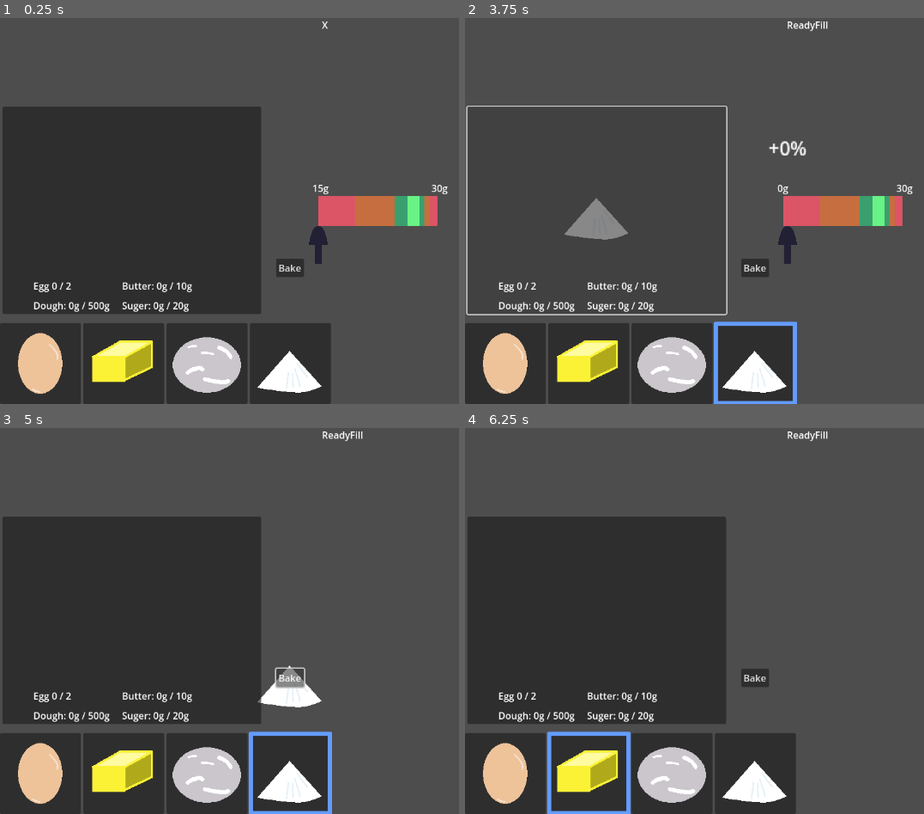
Above: before the commit, frames 1-4 (two rows, left to right).
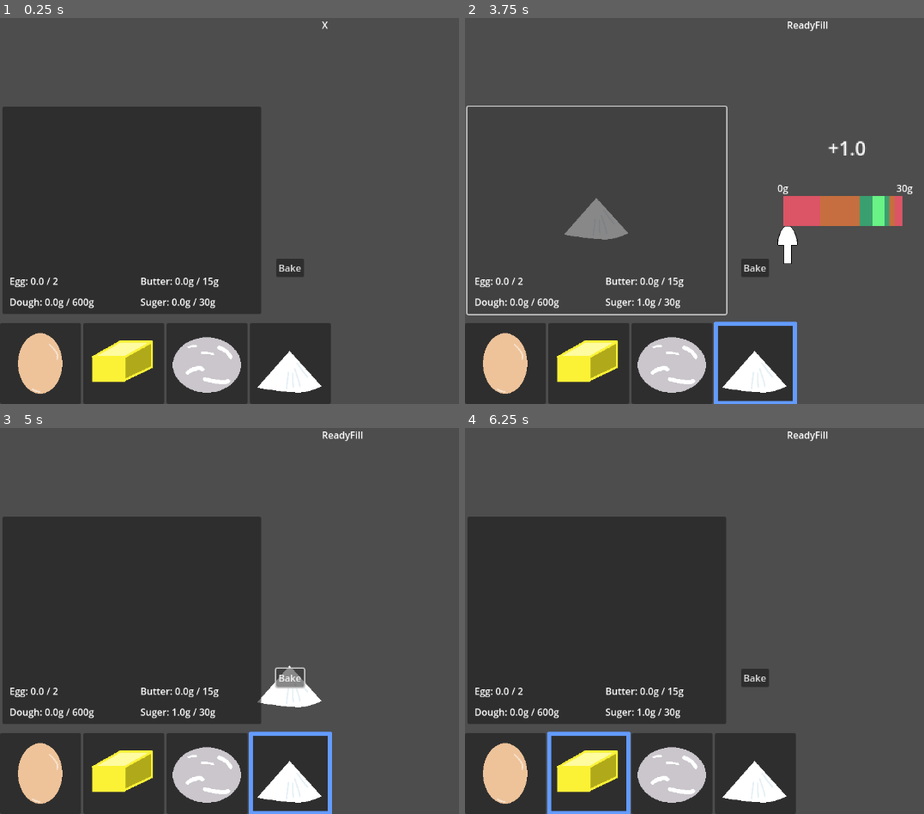
Above: after the commit, the same moments.

Repository: ScorpioQ/perfect-biscuit
Game: Godot game, scene res://scenes/gameplay.tscn
The game is run twice, just before and just after one commit, with the same random seed, the same clock (stepped at 60 frames per second) and the same inputs.
Inputs (mouse positions are in pixels of both pictures, inside the frame that each line leads up to):
- Up to frame 1 (0.25 s): no input
- Up to frame 2 (3.75 s): click (506, 365) at 0.5 s; click (588, 365) at 1.25 s; click (671, 365) at 2 s; click (754, 365) at 2.75 s; click (598, 211) at 3.5 s
- Up to frame 3 (5 s): click "Bake" at 4.25 s
- Up to frame 4 (6.25 s): click (506, 775) at 5 s; click (588, 775) at 5.75 s

The runs differ from the first frame. In frame 1, 3.5% of the frame differs, in the area x 2-98%, y 43-77%; in frame 2, 1.7%; in frame 3, 1.2%; in frame 4, 1.2%.

Commit message:
filling result

Diff:
--- a/scenes/gameplay.tscn
+++ b/scenes/gameplay.tscn
@@ -1,6 +1,6 @@
 [gd_scene load_steps=9 format=3 uid="uid://3v37rkgifxsi"]
 
-[ext_resource type="Script" uid="uid://qwb1lma7ngur" path="res://scenes/gameplay.gd" id="1_00tan"]
+[ext_resource type="Script" uid="uid://qwb1lma7ngur" path="res://scripts/gameplay.gd" id="1_00tan"]
 [ext_resource type="Texture2D" uid="uid://d2hqluucclmhy" path="res://assets/cursor.png" id="1_7biu0"]
 [ext_resource type="Texture2D" uid="uid://nnymmybilwe0" path="res://assets/choose_box.png" id="3_4bh5q"]
 [ext_resource type="Texture2D" uid="uid://c7kqflmyo4kb0" path="res://assets/egg.png" id="3_din8e"]
@@ -16,6 +16,7 @@
 [node name="CanvasLayer" type="CanvasLayer" parent="."]
 
 [node name="FillingBox" type="Control" parent="CanvasLayer"]
+visible = false
 layout_mode = 3
 anchors_preset = 0
 offset_left = 535.0
@@ -106,7 +107,7 @@
 grow_horizontal = 0
 text = "30g"
 
-[node name="Control" type="Control" parent="CanvasLayer"]
+[node name="ChooseButton" type="Control" parent="CanvasLayer"]
 layout_mode = 3
 anchors_preset = 15
 anchor_right = 1.0
@@ -114,7 +115,7 @@
 grow_horizontal = 2
 grow_vertical = 2
 
-[node name="HBoxContainer" type="HBoxContainer" parent="CanvasLayer/Control"]
+[node name="HBoxContainer" type="HBoxContainer" parent="CanvasLayer/ChooseButton"]
 layout_mode = 1
 anchors_preset = 2
 anchor_top = 1.0
@@ -123,23 +124,23 @@
 offset_right = 556.0
 grow_vertical = 0
 
-[node name="Egg" type="Button" parent="CanvasLayer/Control/HBoxContainer"]
+[node name="Egg" type="Button" parent="CanvasLayer/ChooseButton/HBoxContainer"]
 layout_mode = 2
 icon = ExtResource("3_din8e")
 
-[node name="Butter" type="Button" parent="CanvasLayer/Control/HBoxContainer"]
+[node name="Butter" type="Button" parent="CanvasLayer/ChooseButton/HBoxContainer"]
 layout_mode = 2
 icon = ExtResource("4_4bh5q")
 
-[node name="Dough" type="Button" parent="CanvasLayer/Control/HBoxContainer"]
+[node name="Dough" type="Button" parent="CanvasLayer/ChooseButton/HBoxContainer"]
 layout_mode = 2
 icon = ExtResource("5_e124b")
 
-[node name="Suger" type="Button" parent="CanvasLayer/Control/HBoxContainer"]
+[node name="Suger" type="Button" parent="CanvasLayer/ChooseButton/HBoxContainer"]
 layout_mode = 2
 icon = ExtResource("6_101mb")
 
-[node name="ChooseBox" type="TextureRect" parent="CanvasLayer/Control"]
+[node name="ChooseBox" type="TextureRect" parent="CanvasLayer/ChooseButton"]
 visible = false
 layout_mode = 2
 offset_right = 128.0
@@ -174,6 +175,7 @@
 offset_bottom = 40.0
 
 [node name="FillingRect" type="Button" parent="CanvasLayer/FillingArea"]
+layout_mode = 0
 offset_left = 4.0
 offset_top = 149.0
 offset_right = 439.0
@@ -181,38 +183,46 @@
 
 [node name="GridContainer" type="GridContainer" parent="CanvasLayer/FillingArea"]
 layout_mode = 0
-offset_left = 56.0
-offset_top = 438.0
-offset_right = 410.0
-offset_bottom = 502.0
+offset_left = 16.0
+offset_top = 430.0
+offset_right = 436.0
+offset_bottom = 494.0
 theme_override_constants/h_separation = 20
 theme_override_constants/v_separation = 10
 columns = 2
 
-[node name="EggTargetLabel" type="Label" parent="CanvasLayer/FillingArea/GridContainer"]
-layout_mode = 2
+[node name="EggTargetLabel" type="RichTextLabel" parent="CanvasLayer/FillingArea/GridContainer"]
+custom_minimum_size = Vector2(200, 25)
+layout_mode = 2
+bbcode_enabled = true
 text = "Egg 0 / 2"
 
-[node name="ButterTargetLabel" type="Label" parent="CanvasLayer/FillingArea/GridContainer"]
-layout_mode = 2
+[node name="ButterTargetLabel" type="RichTextLabel" parent="CanvasLayer/FillingArea/GridContainer"]
+custom_minimum_size = Vector2(200, 25)
+layout_mode = 2
+bbcode_enabled = true
 text = "Butter: 0g / 10g"
 
-[node name="DoughTargetLabel" type="Label" parent="CanvasLayer/FillingArea/GridContainer"]
-layout_mode = 2
+[node name="DoughTargetLabel" type="RichTextLabel" parent="CanvasLayer/FillingArea/GridContainer"]
+custom_minimum_size = Vector2(200, 25)
+layout_mode = 2
+bbcode_enabled = true
 text = "Dough: 0g / 500g"
 
-[node name="SugerTargetLabel" type="Label" parent="CanvasLayer/FillingArea/GridContainer"]
-layout_mode = 2
+[node name="SugerTargetLabel" type="RichTextLabel" parent="CanvasLayer/FillingArea/GridContainer"]
+custom_minimum_size = Vector2(200, 25)
+layout_mode = 2
+bbcode_enabled = true
 text = "Suger: 0g / 20g"
 
-[connection signal="button_down" from="CanvasLayer/Control/HBoxContainer/Egg" to="." method="_on_egg_button_down"]
-[connection signal="pressed" from="CanvasLayer/Control/HBoxContainer/Egg" to="." method="_on_egg_pressed"]
-[connection signal="button_down" from="CanvasLayer/Control/HBoxContainer/Butter" to="." method="_on_butter_button_down"]
-[connection signal="pressed" from="CanvasLayer/Control/HBoxContainer/Butter" to="." method="_on_butter_pressed"]
-[connection signal="button_down" from="CanvasLayer/Control/HBoxContainer/Dough" to="." method="_on_dough_button_down"]
-[connection signal="pressed" from="CanvasLayer/Control/HBoxContainer/Dough" to="." method="_on_dough_pressed"]
-[connection signal="button_down" from="CanvasLayer/Control/HBoxContainer/Suger" to="." method="_on_suger_button_down"]
-[connection signal="pressed" from="CanvasLayer/Control/HBoxContainer/Suger" to="." method="_on_suger_pressed"]
+[connection signal="button_down" from="CanvasLayer/ChooseButton/HBoxContainer/Egg" to="." method="_on_egg_button_down"]
+[connection signal="pressed" from="CanvasLayer/ChooseButton/HBoxContainer/Egg" to="." method="_on_egg_pressed"]
+[connection signal="button_down" from="CanvasLayer/ChooseButton/HBoxContainer/Butter" to="." method="_on_butter_button_down"]
+[connection signal="pressed" from="CanvasLayer/ChooseButton/HBoxContainer/Butter" to="." method="_on_butter_pressed"]
+[connection signal="button_down" from="CanvasLayer/ChooseButton/HBoxContainer/Dough" to="." method="_on_dough_button_down"]
+[connection signal="pressed" from="CanvasLayer/ChooseButton/HBoxContainer/Dough" to="." method="_on_dough_pressed"]
+[connection signal="button_down" from="CanvasLayer/ChooseButton/HBoxContainer/Suger" to="." method="_on_suger_button_down"]
+[connection signal="pressed" from="CanvasLayer/ChooseButton/HBoxContainer/Suger" to="." method="_on_suger_pressed"]
 [connection signal="pressed" from="CanvasLayer/BakeButton" to="." method="_on_bake_button_pressed"]
 [connection signal="button_down" from="CanvasLayer/FillingArea/FillingRect" to="." method="_on_filling_rect_button_down"]
 [connection signal="button_up" from="CanvasLayer/FillingArea/FillingRect" to="." method="_on_filling_rect_button_up"]
--- a/scenes/gameplay.gd
+++ b/scripts/gameplay.gd
@@ -10,16 +10,16 @@
 @onready var max_label: Label = $CanvasLayer/FillingBox/MaxLabel
 
 # Choose Area
-@onready var egg: Button = $CanvasLayer/Control/HBoxContainer/Egg
-@onready var butter: Button = $CanvasLayer/Control/HBoxContainer/Butter
-@onready var dough: Button = $CanvasLayer/Control/HBoxContainer/Dough
-@onready var suger: Button = $CanvasLayer/Control/HBoxContainer/Suger
-@onready var choose_box: TextureRect = $CanvasLayer/Control/ChooseBox
-
-@onready var egg_target_label: Label = $CanvasLayer/FillingArea/GridContainer/EggTargetLabel
-@onready var butter_target_label: Label = $CanvasLayer/FillingArea/GridContainer/ButterTargetLabel
-@onready var dough_target_label: Label = $CanvasLayer/FillingArea/GridContainer/DoughTargetLabel
-@onready var suger_target_label: Label = $CanvasLayer/FillingArea/GridContainer/SugerTargetLabel
+@onready var egg: Button = $CanvasLayer/ChooseButton/HBoxContainer/Egg
+@onready var butter: Button = $CanvasLayer/ChooseButton/HBoxContainer/Butter
+@onready var dough: Button = $CanvasLayer/ChooseButton/HBoxContainer/Dough
+@onready var suger: Button = $CanvasLayer/ChooseButton/HBoxContainer/Suger
+@onready var choose_box: TextureRect = $CanvasLayer/ChooseButton/ChooseBox
+
+@onready var egg_target_label: RichTextLabel = $CanvasLayer/FillingArea/GridContainer/EggTargetLabel
+@onready var butter_target_label: RichTextLabel = $CanvasLayer/FillingArea/GridContainer/ButterTargetLabel
+@onready var dough_target_label: RichTextLabel = $CanvasLayer/FillingArea/GridContainer/DoughTargetLabel
+@onready var suger_target_label: RichTextLabel = $CanvasLayer/FillingArea/GridContainer/SugerTargetLabel
 
 # mouse
 @onready var fill_target: Sprite2D = $CanvasLayer/FillTarget
@@ -35,12 +35,12 @@
 
 var filling_speed: float = 200.0
 
-var cook_state: CookState
-
-const egg_target_text = "Egg %s / 2"
-const butter_target_text = "Butter: %sg / 10g"
-const dough_target_text = "Dough: %sg / 500g"
-const suger_target_text = "Suger: %sg / 20g"
+var cook_state: CookState = CookState.None
+
+const egg_target_text = "Egg: %s / %s"
+const butter_target_text = "Butter: %sg / %sg"
+const dough_target_text = "Dough: %sg / %sg"
+const suger_target_text = "Suger: %sg / %sg"
 
 const butter_min: int = 5
 const butter_max: int = 15
@@ -64,7 +64,10 @@
 var cur_filling: Filling
 
 func _ready() -> void:
-	pass
+	egg_target_label.text = egg_target_text % [egg_cur, 2]
+	butter_target_label.text = butter_target_text % [butter_cur, butter_max]
+	dough_target_label.text = dough_target_text % [dough_cur, dough_max]
+	suger_target_label.text = suger_target_text % [suger_cur, suger_max]
 
 func _process(delta: float) -> void:
 	match cook_state:
@@ -113,32 +116,59 @@
 		print("cusor pos: %s", cursor.position)
 
 func stop_filling():
-	cal_result()
+	var res = cal_result()
 	set_cook_state(CookState.ReadyFill)
 	match cur_filling:
 		Filling.Egg:
-			pass
+			egg_cur += res
+			egg_target_label.text = egg_target_text % [egg_cur, 2]
+			if egg_cur > 2:
+				egg_target_label.text = egg_target_text % [str("[color=red]" + str(egg_cur) + "[/color]"), 2]
 		Filling.Butter:
-			pass
+			butter_cur += res
+			butter_target_label.text = butter_target_text % [butter_cur, butter_max]
+			if butter_cur > butter_max:
+				butter_target_label.text = butter_target_text % [str("[color=red]" + str(butter_cur) + "[/color]"), butter_max]
 		Filling.Dough:
-			pass
+			dough_cur += res
+			dough_target_label.text = dough_target_text % [dough_cur, dough_max]
+			if dough_cur > dough_max:
+				dough_target_label.text = dough_target_text % [str("[color=red]" + str(dough_cur) + "[/color]"), dough_max]
 		Filling.Suger:
-			pass
+			suger_cur += res
+			suger_target_label.text = suger_target_text % [suger_cur, suger_max]
+			if suger_cur > suger_max:
+				suger_target_label.text = suger_target_text % [str("[color=red]" + str(suger_cur) + "[/color]"), suger_max]
 
 func cal_result() -> float:
 	filling_result_label.show()
-	filling_result_label.position = cursor.position - Vector2(0, filling_box.size.y)
+	filling_result_label.position.y = cursor.position.y - filling_box.size.y
 	filling_result_label.scale = Vector2(2, 2)
-	if green_center.position.x < cursor.position.x and cursor.position.x < green_center.position.x + green_center.size.x:
-		filling_result_label.text = "+100%"
-	else:
-		filling_result_label.text = "+0%"
+
+	var diff = cursor.position.x - start_pos.position.x
+	var add: float
+	match cur_filling:
+		Filling.Egg:
+			add = 1
+		Filling.Butter:
+			add = butter_min + (butter_max - butter_min) * diff / filling_box.size.x
+		Filling.Dough:
+			add = dough_min + (dough_max - dough_min) * diff / filling_box.size.x
+		Filling.Suger:
+			add = suger_min + (suger_max - suger_min) * diff / filling_box.size.x
+
+	add = round(add)
+	filling_result_label.text = "+%s" % add
+	#if green_center.position.x < cursor.position.x and cursor.position.x < green_center.position.x + green_center.size.x:
+		#filling_result_label.text = "+100%"
+	#else:
+		#filling_result_label.text = "+0%"
 
 	var tween = get_tree().create_tween()
 	tween.tween_property(filling_result_label, "position", filling_result_label.position + Vector2.UP * 100, 0.5).set_trans(Tween.TRANS_SINE).set_ease(Tween.EASE_OUT)
 	tween.tween_callback(filling_result_label.hide)
 	tween.tween_callback(filling_box.hide)
-	return 0
+	return add
 
 func _on_egg_pressed() -> void:
 	pass
Binary file changed: assets/cursor.png
Renamed: scenes/gameplay.gd.uid -> scripts/gameplay.gd.uid
